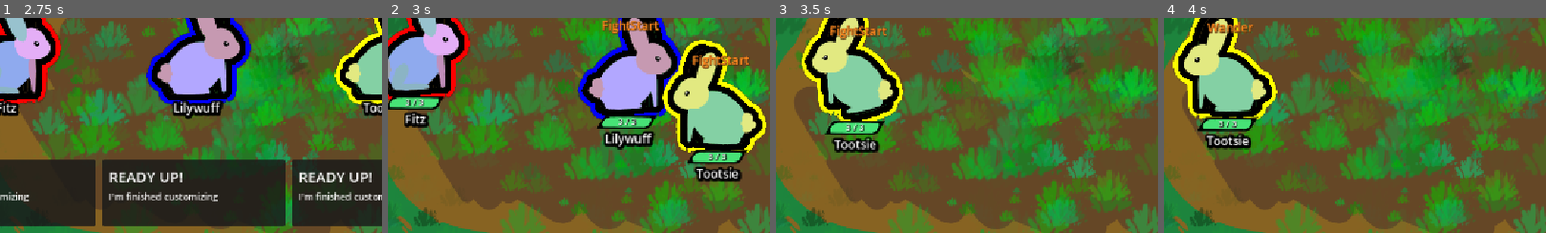
Above: before the commit, frames 1-4 (left to right).
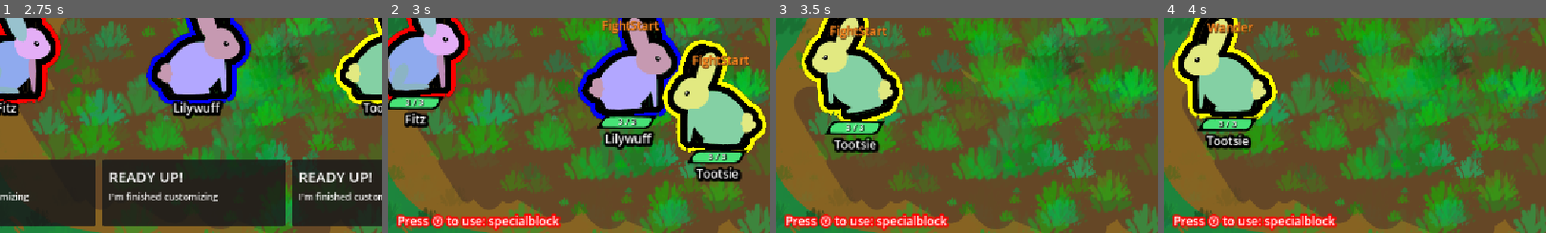
Above: after the commit, the same moments.

Repository: Galitie/tm2
Game: Godot game, scene res://test_scene.tscn
Same seed, same stepped clock (60 frames per second), same inputs: the game is played once before the commit and once after it. Sound files missing from this copy of the repository are replaced by a short silence.
Inputs (mouse positions are % of the whole screen's width and height, from its top left):
- Up to frame 1 (2.75 s): click (13, 16) at 0.52 s; click (13, 16) at 1.27 s; click (13, 16) at 2.02 s
- Up to frame 2 (3 s): tap Enter (ui_accept) at 2.75, 2.85 s; move the mouse to (72, 45) at 2.77 s; click (72, 45) at 2.92 s
- Up to frame 3 (3.5 s): tap Enter (ui_accept) at 3.02, 3.32 s
- Up to frame 4 (4 s): drag from (30, 55) to (22, 31) at 3.52 s
The pictures show only the part of the screen within x 12-62%, y 50-100%; the shares and areas given below are measured in that part.

Frame 1 is identical in both runs. In frame 2, 2.4% of the frame differs, in the area x 2-46%, y 90-100%; in frame 3, 2.4%; in frame 4, 2.4%.

Commit message:
Added special ability that can only be used once per round

Diff:
--- /dev/null
+++ b/Cards/Resources/special_block.tres
@@ -0,0 +1,23 @@
+[gd_resource type="Resource" script_class="CardResourceScript" load_steps=3 format=3 uid="uid://cjql6et6c05ls"]
+
+[ext_resource type="Script" uid="uid://bba020kqbcn8s" path="res://monster_part.gd" id="1_2ilnu"]
+[ext_resource type="Script" uid="uid://bfco2om6esxdu" path="res://Cards/card_info.gd" id="2_skv6c"]
+
+[resource]
+script = ExtResource("2_skv6c")
+card_name = "NO WAY JOSE"
+description = "Once per round, if triggered, immediately block"
+Type = "special"
+state_id = "specialblock"
+unique = true
+remove_specific_states = Array[int]([])
+parts_and_acc = Array[ExtResource("1_2ilnu")]([])
+attribute_1 = 0
+attribute_label_1 = ""
+attribute_amount_1 = 0
+attribute_2 = 0
+attribute_label_2 = ""
+attribute_amount_2 = 0
+attribute_3 = 0
+attribute_label_3 = ""
+attribute_amount_3 = 0.0
--- /dev/null
+++ b/StateMachine/special_block.gd
@@ -0,0 +1,7 @@
+extends State
+class_name SpecialBlock
+
+var monster: CharacterBody2D
+
+func Enter():
+	ChooseNewState.emit("block")
--- a/StateMachine/state_machine.gd
+++ b/StateMachine/state_machine.gd
@@ -6,8 +6,8 @@
 @onready var current_state_label = $"../CurrentState"
 
 
-var keys = ["wander", "chase", "idle", "charge_attack", "basic_attack", "block", "other"]
-var weights = PackedFloat32Array([1,1.75,1,1,1,1,1])
+var keys = ["wander", "chase", "idle", "charge_attack", "basic_attack", "block", "other", "special"]
+var weights = PackedFloat32Array([1,1.75,1,1,1,1,1,0])
 
 var wander_values = ["wander"]
 var chase_values = ["chase"]
@@ -16,7 +16,8 @@
 var basic_attack_values = ["punch"]
 var block_values = ["block"]
 var other_values = ["pooping"]
-var state_choices : Dictionary = {"wander" : wander_values, "chase" : chase_values, "idle" : idle_values, "charge_attack" : charge_attack_values, "basic_attack" : basic_attack_values, "block" : block_values, "other" : other_values}
+var special_values = []
+var state_choices : Dictionary = {"wander" : wander_values, "chase" : chase_values, "idle" : idle_values, "charge_attack" : charge_attack_values, "basic_attack" : basic_attack_values, "block" : block_values, "other" : other_values, "special" : special_values}
 
 var rng = RandomNumberGenerator.new()
 
@@ -64,3 +65,7 @@
 
 func _animation_finished(anim_name: String) -> void:
 	current_state.animation_finished(anim_name)
+
+func use_special():
+	if special_values != [] and monster.current_hp > 0:
+		choose_new_state("special")
--- a/UI/player_upgrade_panel.gd
+++ b/UI/player_upgrade_panel.gd
@@ -8,7 +8,7 @@
 @onready var upgrade_title = $VBoxContainer/UpgradeTitle/Label
 
 var player : Player
-var resource_array: Array[Resource] = [load("uid://n6000538073l"), load("uid://cgypuyq157lm …(619 unchanged characters)…
+var resource_array: Array[Resource] = [load("uid://cjql6et6c05ls"), load("uid://n6000538073l"), load("uid://cgypuyq157lm …(619 unchanged characters)…
 @onready var button_array: Array[Node] = [reroll_button, $VBoxContainer/UpgradeCard1, $VBoxContainer/UpgradeCard2, $VBoxContainer/UpgradeCard3]
 var current_user_position_in_button_array : int = 0
 var new_stylebox_normal = StyleBoxFlat.new()
@@ -130,7 +130,7 @@
 
 func setup_rerolls():
 	if player.rerolls > 0:
-		reroll_button.text = "🎲 Reroll Upgrades " + "[x" + str(player.rerolls) + "]"
+		reroll_button.text = "🎲 Reroll All Upgrades " + "[x" + str(player.rerolls) + "]"
 		reroll_button.disabled = false
 	else:
 		reroll_button.text = "No 🎲 Available"
--- a/main.gd
+++ b/main.gd
@@ -57,6 +57,18 @@
 			set_upgrade_mode()
 
 
+func listen_for_special_trigger():
+	if current_mode == Modes.FIGHT:
+		var specials = $Specials.get_children()
+		var index = 0
+		for player in players:
+			if Controller.IsButtonJustPressed(player.controller_port, JOY_BUTTON_Y) and !player.special_used:
+				player.monster.state_machine.use_special()
+				player.special_used = true
+				specials[index].add_theme_color_override("font_outline_color", player.monster.player_color)
+				specials[index].text = "Special used!"
+			index += 1
+
 
 func _init():
 	Controller.process_mode = Node.PROCESS_MODE_ALWAYS
@@ -64,6 +76,7 @@
 
 
 func _physics_process(_delta: float) -> void:
+	listen_for_special_trigger()
 	# Sort monsters by Y position every second (for performance reasons)
 	await get_tree().create_timer(1.0).timeout
 	var depth_entities = get_tree().get_nodes_in_group("DepthEntity")
@@ -104,6 +117,7 @@
 		await get_tree().create_tween().tween_property(audio_player, "volume_db", -80.0, 5.5).set_trans(Tween.TRANS_EXPO).finished
 		audio_player.playing = false
 		audio_player.volume_db = 0.0
+
 
 func _ready():
 	$PauseTimer.timeout.connect(_unpause)
@@ -217,6 +231,7 @@
 
 
 func set_upgrade_mode():
+	current_mode = Modes.UPGRADE
 	sudden_death_label.visible = false
 	if sudden_death_speed_set:
 		sudden_death_speed_set = false
@@ -224,14 +239,15 @@
 			player.monster.move_speed -= sudden_death_speed
 	$Rankings.visible = false
 	$Rankings.text = "Previous round points:\n"
+	$Specials.visible = false
 	clean_up_screen()
 	players.sort_custom(func(a, b): return a.victory_points > b.victory_points)
 	clear_knocked_out_monsters()
-	current_mode = Modes.UPGRADE
 	sudden_death_timer.stop()
 	Globals.is_sudden_death_mode = false
 	var rerolls_amount_counter = 0
 	for player in players:
+		player.special_used = false
 		$Rankings.text += str(player.name + " (" + player.monster.mon_name + "): " + str(player.victory_points) + " points") + "\n"
 		var monster = player.get_node("Monster")
 		monster.move_name_upgrade()
@@ -258,7 +274,9 @@
 	current_mode = Modes.FIGHT
 	current_round += 1
 	$Rankings.visible = true
+	$Specials.visible = true
 	$RoundLabel.text = "ROUND: " + str(current_round) + " / " + str(total_rounds)
+	reset_specials_text()
 	sudden_death_timer.start()
 	get_node("UpgradePanel").visible = false
 	for player in players:
@@ -370,6 +388,9 @@
 					player.upgrade_panel.remove_from_card_pool(card_resource)
 			"matrix":
 				player.matrix = true
+			"specialblock":
+				player.monster.state_machine.state_choices[card_resource.Type].clear()
+				player.monster.state_machine.state_choices[card_resource.Type].append(card_resource.state_id)
 			_:
 				player.monster.state_machine.state_choices[card_resource.Type].append(card_resource.state_id)
 	if card_resource.remove_specific_states.size():
@@ -426,7 +447,7 @@
 		player.rerolls -= 1
 		upgrade_panel.setup_cards()
 	if player.rerolls != 0 and player.upgrade_points > 0:
-		upgrade_panel.reroll_button.text = "🎲 Reroll Upgrades " + "[x" + str(player.rerolls) + "]"
+		upgrade_panel.reroll_button.text = "🎲 Reroll All Upgrades " + "[x" + str(player.rerolls) + "]"
 	else:
 		upgrade_panel.reroll_button.text = "Out of 🎲"
 		upgrade_panel.reroll_button.disabled = true
@@ -503,6 +524,18 @@
 func _add_ready_player(player):
 	ready_players.append(player)
 
+
 func _remove_ready_player(player):
 	var index = ready_players.find(player)
 	ready_players.remove_at(index)
+
+
+func reset_specials_text():
+	var specials = $Specials.get_children()
+	var index = 0
+	for player in players:
+		specials[index].text = ""
+		if player.monster.state_machine.special_values != []:
+			specials[index].add_theme_color_override("font_outline_color", player.monster.player_color)
+			specials[index].text = "Press Ⓨ to use: " + player.monster.state_machine.special_values[0]
+		index += 1
--- a/monster.tscn
+++ b/monster.tscn
@@ -1,7 +1,8 @@
-[gd_scene load_steps=31 format=4 uid="uid://d3fkc0o45x3ja"]
+[gd_scene load_steps=32 format=4 uid="uid://d3fkc0o45x3ja"]
 
 [ext_resource type="Script" uid="uid://sdvxhlxs2o0s" path="res://monster.gd" id="1_ni8ke"]
 [ext_resource type="Shader" uid="uid://7bo6dltlcqry" path="res://outline.gdshader" id="2_5105l"]
+[ext_resource type="Script" uid="uid://dyu6tu7ni8b48" path="res://StateMachine/special_block.gd" id="8_u8wmr"]
 [ext_resource type="Script" uid="uid://btxypp2upng2q" path="res://Cards/Scripts/spiky_block.gd" id="16_5105l"]
 [ext_resource type="Script" uid="uid://qbs8cikjj5vp" path="res://StateMachine/pooping.gd" id="17_lqt3o"]
 [ext_resource type="Script" uid="uid://cueda0va4rji" path="res://StateMachine/bombing.gd" id="18_a7j2b"]
@@ -170,6 +171,9 @@
 [node name="Block" type="Node" parent="StateMachine"]
 script = ExtResource("23_x38pf")
 
+[node name="SpecialBlock" type="Node" parent="StateMachine"]
+script = ExtResource("8_u8wmr")
+
 [node name="BasicCharge" type="Node" parent="StateMachine"]
 script = ExtResource("24_pu8g8")
 
--- a/player.gd
+++ b/player.gd
@@ -5,6 +5,8 @@
 var upgrade_panel : PlayerUpgradePanel
 var customize_panel : PlayerCustomizePanel
 var controller_port: int = -1
+
+var special_used : bool = false
 
 var upgrade_points : int = 0
 var randomize_upgrade_points : bool = false
--- a/project.godot
+++ b/project.godot
@@ -49,6 +49,12 @@
 , Object(InputEventJoypadButton,"resource_local_to_scene":false,"resource_name":"","device":-1,"button_index":6,"pressure":0.0,"pressed":false,"script":null)
 ]
 }
+ui_select={
+"deadzone": 0.5,
+"events": [Object(InputEventJoypadButton,"resource_local_to_scene":false,"resource_name":"","device":0,"button_index":3,"pressure":0.0,"pressed":false,"script":null)
+, Object(InputEventKey,"resource_local_to_scene":false,"resource_name":"","device":0,"window_id":0,"alt_pressed":false,"shift_pressed":false,"ctrl_pressed":false,"meta_pressed":false,"pressed":false,"keycode":0,"physical_keycode":89,"key_label":0,"unicode":0,"location":0,"echo":false,"script":null)
+]
+}
 
 [rendering]
 
--- a/test_scene.tscn
+++ b/test_scene.tscn
@@ -7,6 +7,7 @@
 [ext_resource type="Script" uid="uid://bw5vr4ucfdgof" path="res://player.gd" id="2_coq8p"]
 [ext_resource type="Texture2D" uid="uid://cxxncdpnkjj26" path="res://transparent.png" id="3_buypi"]
 [ext_resource type="PackedScene" uid="uid://caig5oumsc857" path="res://UI/upgrade_menu.tscn" id="3_sasra"]
+[ext_resource type="Resource" uid="uid://cjql6et6c05ls" path="res://Cards/Resources/special_block.tres" id="5_rpuu0"]
 [ext_resource type="PackedScene" uid="uid://cgti6mrpdekpx" path="res://UI/customize_menu.tscn" id="6_vr1i5"]
 [ext_resource type="FontFile" uid="uid://b2elclwq486ug" path="res://fonts/BackheelFreeTrial-5yz6V.otf" id="9_vr1i5"]
 [ext_resource type="AudioStream" uid="uid://bnd7vmemesdbl" path="res://sounds/sudden_death.ogg" id="10_vr1i5"]
@@ -62,6 +63,7 @@
 [node name="Monster" parent="Player1" node_paths=PackedStringArray("player") instance=ExtResource("1_7a21h")]
 position = Vector2(262, 192)
 player = NodePath("..")
+pre_loaded_cards = Array[Resource]([ExtResource("5_rpuu0")])
 player_color = Color(1, 0, 0, 1)
 
 [node name="CustomizePos" type="Node2D" parent="Player1"]
@@ -230,6 +232,36 @@
 offset_right = 40.0
 offset_bottom = 57.0
 
+[node name="Specials" type="HBoxContainer" parent="."]
+visible = false
+offset_left = 3.0
+offset_top = 609.0
+offset_right = 1154.0
+offset_bottom = 649.0
+theme_override_constants/separation = 200
+alignment = 1
+
+[node name="Special1" type="Label" parent="Specials"]
+layout_mode = 2
+theme_override_colors/font_outline_color = Color(0, 0, 0, 1)
+theme_override_constants/outline_size = 10
+theme_override_font_sizes/font_size = 18
+
+[node name="Special2" type="Label" parent="Specials"]
+layout_mode = 2
+theme_override_colors/font_outline_color = Color(0, 0, 0, 1)
+theme_override_constants/outline_size = 10
+
+[node name="Special3" type="Label" parent="Specials"]
+layout_mode = 2
+theme_override_colors/font_outline_color = Color(0, 0, 0, 1)
+theme_override_constants/outline_size = 10
+
+[node name="Special4" type="Label" parent="Specials"]
+layout_mode = 2
+theme_override_colors/font_outline_color = Color(0, 0, 0, 1)
+theme_override_constants/outline_size = 10
+
 [connection signal="timeout" from="RoundOverDelayTimer" to="." method="_on_round_over_delay_timer_timeout"]
 [connection signal="timeout" from="UpgradeOverDelayTimer" to="." method="_on_upgrade_over_delay_timer_timeout"]
 [connection signal="timeout" from="SuddenDeathTimer" to="." method="_on_sudden_death_timer_timeout"]
Not shown, added: StateMachine/special_block.gd.uid
Not shown, changed: Todo.txt
Not shown: 1 places in test_scene.tscn that only renumber resources
